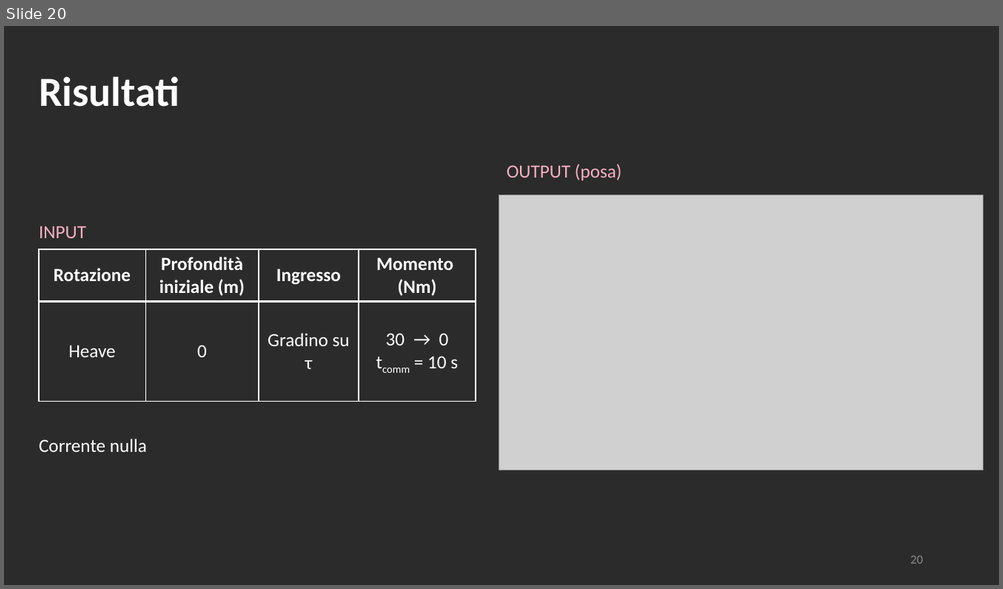
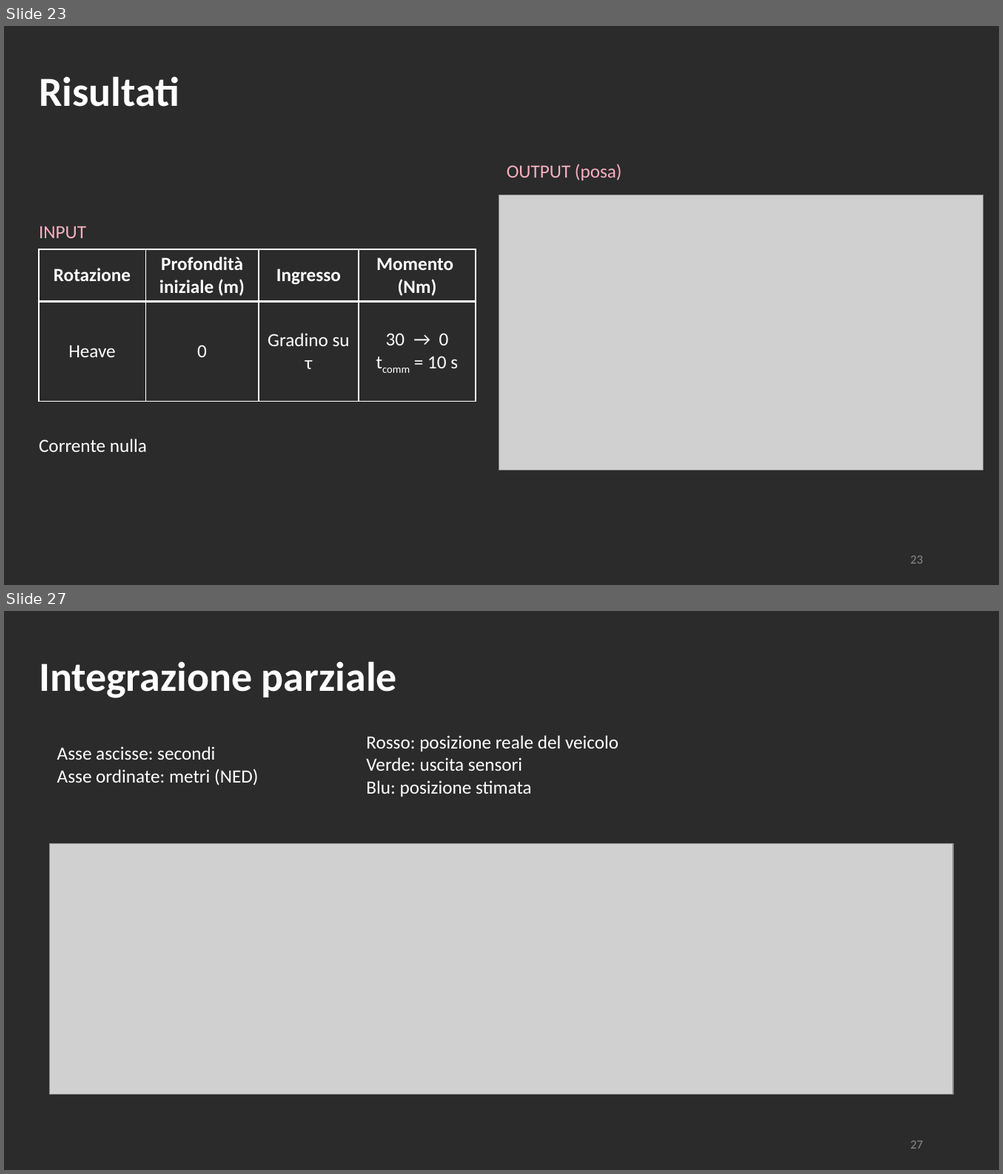
Before and after one commit to polifab/Subacquei_modello, a slide deck: presentazione.pptx. Shown one above the other, each under a label of ours: slide 20 before the commit, slides 23 and 27 after it; the slides between them are not shown. The pictures are 1003x589 and 1003x1174 pixels, drawn with LibreOffice and Linux fonts; fonts in the diff are those of the drawing; grey boxes stand for pictures; background and template pictures are left out; a plain dark background stands for a picture behind light text. Boxes give left, top, right and bottom in pixels: in the first picture for what was removed or moved away, otherwise in the second. Text is boxed around its words. In the diff, an @@ line names an element or a change of style, - is before the commit and + after.

```diff
--- a/presentazione.pptx
+++ b/presentazione.pptx
@@ slide 27 added at (4,611,999,1170), background picture (left out) @@
@@ text added at (39,661,397,698), 40 pt, text #FFFFFF, bold @@
+Integrazione parziale
@@ text added at (366,735,618,797), 18 pt, text #FFFFFF @@
+Rosso: posizione reale del veicolo
+Verde: uscita sensori
+Blu: posizione stimata
@@ text added at (57,746,258,786), 18 pt, text #FFFFFF @@
+Asse ascisse: secondi
+Asse ordinate: metri (NED)
@@ picture added at (50,844,953,1094) @@
@@ page number added at (910,1141,922,1149), 12 pt, text #8C8C8C @@
+27
@@ what was slide 20 is now slide 23 @@
@@ page number at (910,556,922,564): text changed @@
-20
+23
```
Also in this commit, not shown: 8 slides changed, 6 other slides added, 1 slide removed, 9 other files.
